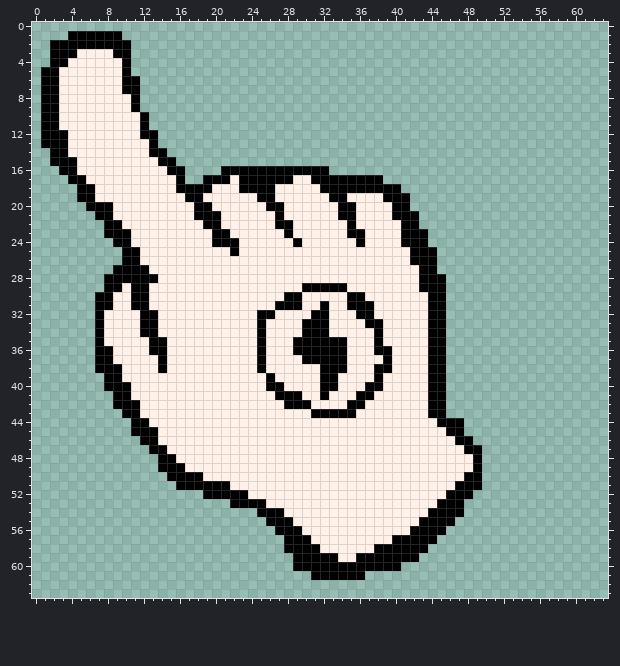
Pixel-art file -- assets/texture/cursor.aseprite. Above is the file before it was changed.
64x64 pixels, 1 frame.
After the commit:
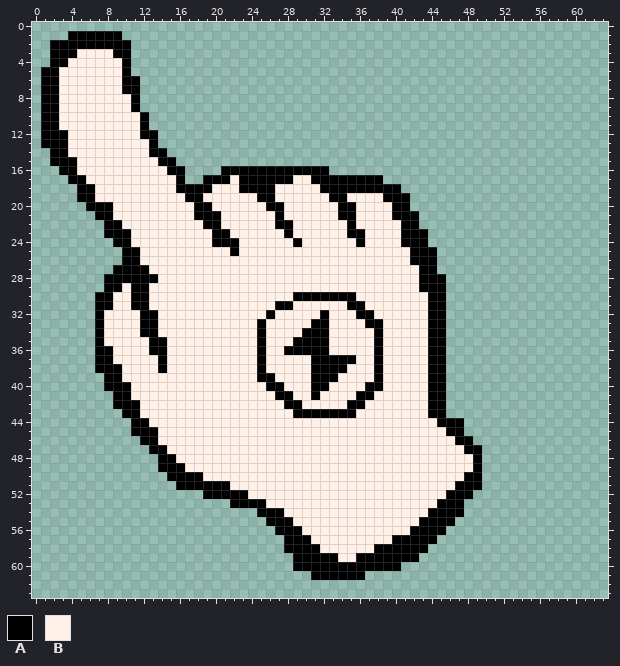
Palette (. is transparent): A #000000  B #fff1e8
Changes in this commit:
y 29: x 30..34 AAAAA -> BBBBB
y 30: x 28 A -> B; x 30..34 BBBBB -> AAAAA; x 36 A -> B
y 31: x 29 A -> B; x 32 A -> B; x 37 A -> B
y 32: x 25 A -> B; x 31 A -> B
y 33: x 30 A -> B
y 35: x 33..34 AA -> BB
y 36: x 28 B -> A; x 33..34 AA -> BB; x 39 A -> B
y 37: x 30 A -> B; x 35 B -> A; x 38..39 BA -> AB
y 38: x 31 B -> A; x 39 A -> B
y 39: x 25 B -> A; x 31 B -> A
y 40: x 31 B -> A; x 33 A -> B
y 41: x 29 A -> B; x 31..32 BA -> AB
y 42: x 30 A -> B
y 43: x 29..30 BB -> AA
Boxes around the changes in both pictures, in picture pixels (x1, y1, x2, y2):
changed: (257, 283, 392, 418)
